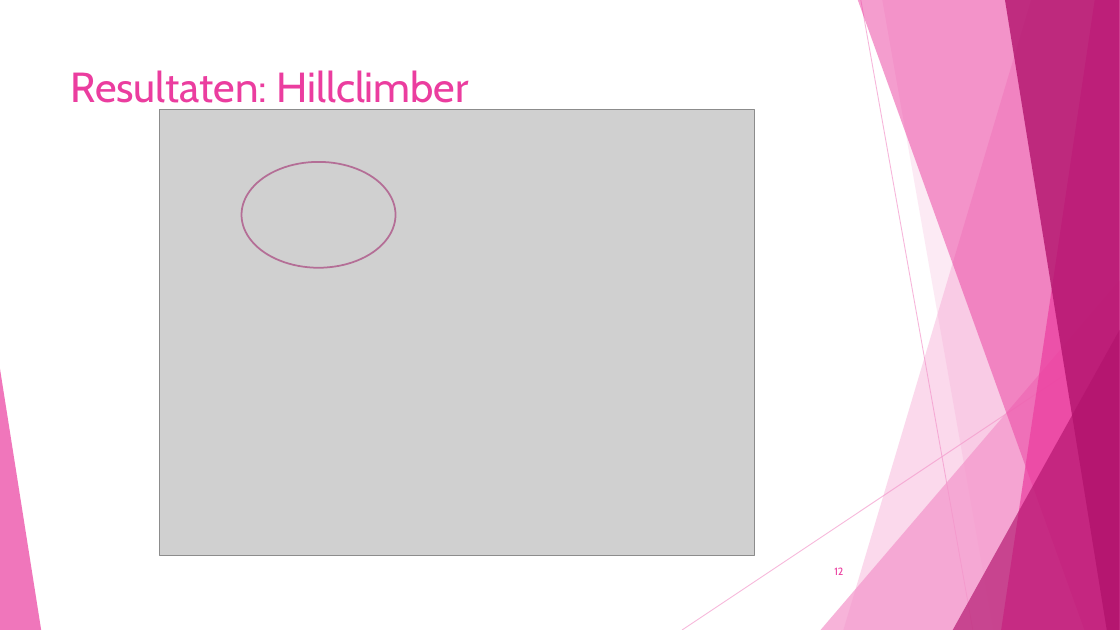
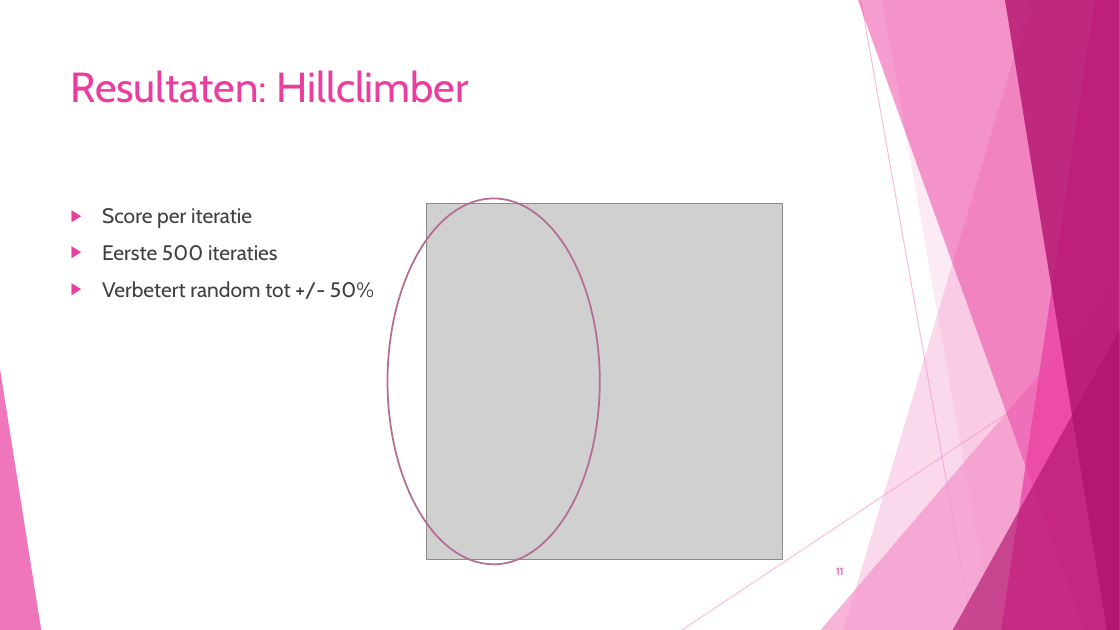
Before and after one commit to corne12345/Lekker-oke-, a slide deck: slide 11 of Eindpresentatie/Amstelhage eindpresentatie.pptx (slide 12 before the commit). Drawn at 1120x630 pixels with LibreOffice and Linux fonts; fonts in the diff are those of the drawing; grey boxes stand for pictures. Boxes give left, top, right and bottom in pixels: in the first picture for what was removed or moved away, otherwise in the second. Text is boxed around its words. In the diff, an @@ line names an element or a change of style, - is before the commit and + after.

Commit message:
updated presentation

```diff
--- a/Eindpresentatie/Amstelhage eindpresentatie.pptx
+++ b/Eindpresentatie/Amstelhage eindpresentatie.pptx
@@ picture removed at [160, 109, 755, 555] @@
@@ text added at [102, 208, 374, 298], 18 pt, text #404040 @@
+▶ Score per iteratie
+▶ Eerste 500 iteraties
+▶ Verbetert random tot +/- 50%
@@ ellipse: place and size @@
-ellipse at [242, 162, 396, 268]
+ellipse at [387, 198, 600, 565]
@@ picture added at [426, 203, 782, 560] @@
@@ page number at [836, 567, 843, 575]: text changed @@
-12
+11
```
Also in this commit, not shown: 2 other slides changed, 1 slide removed, 1 other file.
